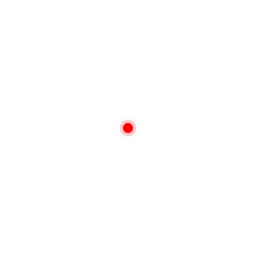
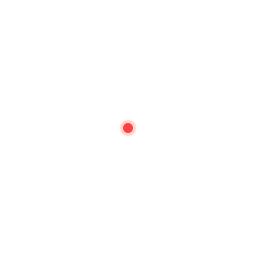
Two versions of the same layered image (256px x 256px). Layer-by-layer changes:
"Ellipse 1": opacity 100% → 75% over (123, 123, 133, 133)
